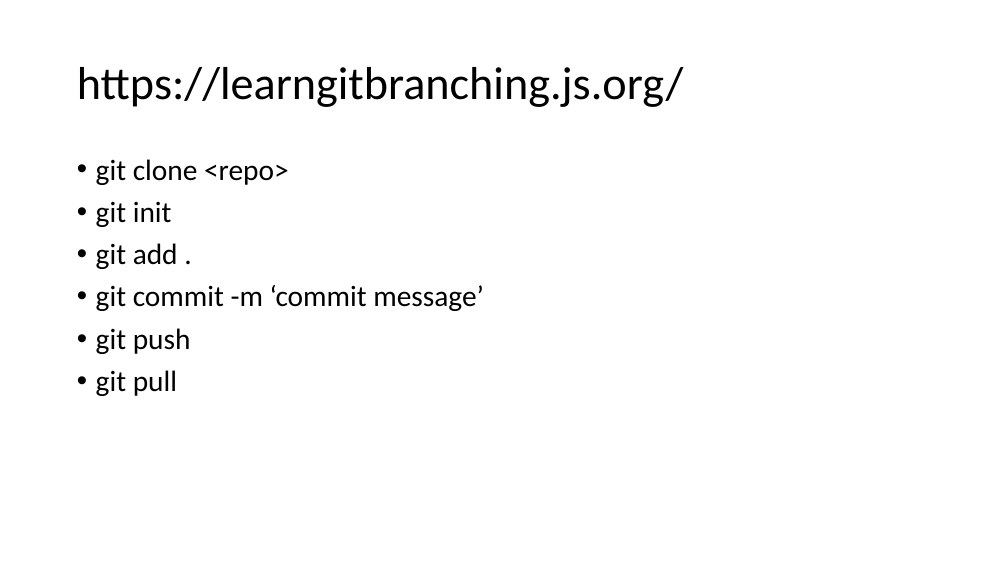
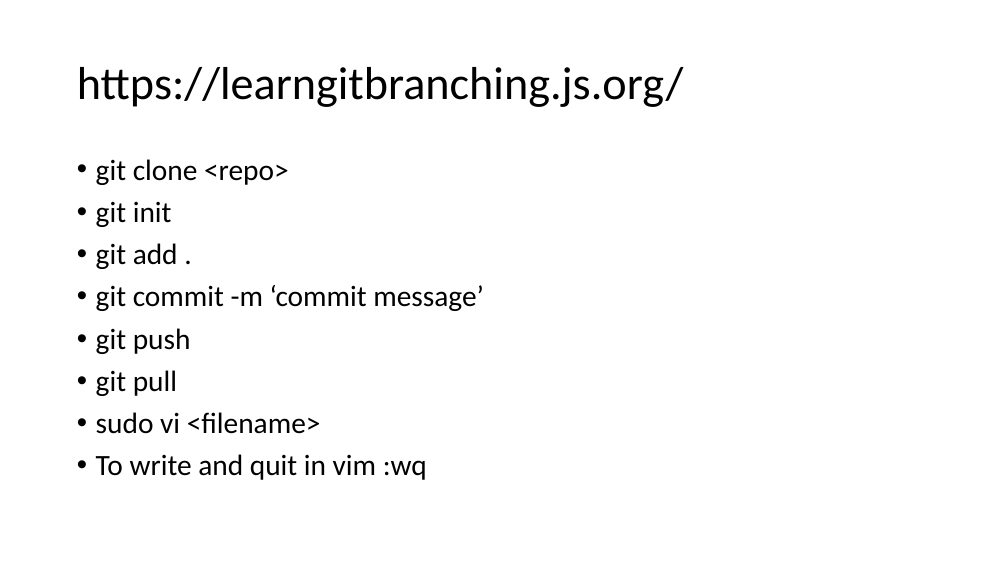
Before and after one commit to wesleybeckner/ds_for_engineers, a slide deck: slide 13 of courses/C2_ Build Your Model/Command Line and git.pptx. Drawn at 1008x567 pixels with LibreOffice and Linux fonts; fonts in the diff are those of the drawing. Boxes give left, top, right and bottom in pixels: in the first picture for what was removed or moved away, otherwise in the second. Text is boxed around its words. In the diff, an @@ line names an element or a change of style, - is before the commit and + after.

```diff
--- a/courses/C2_ Build Your Model/Command Line and git.pptx
+++ b/courses/C2_ Build Your Model/Command Line and git.pptx
@@ text at (96,412,427,480): paragraphs added @@
+• sudo vi <filename>
+• To write and quit in vim :wq
```
Also in this commit, not shown: 1 other slide changed, 18 other files.
